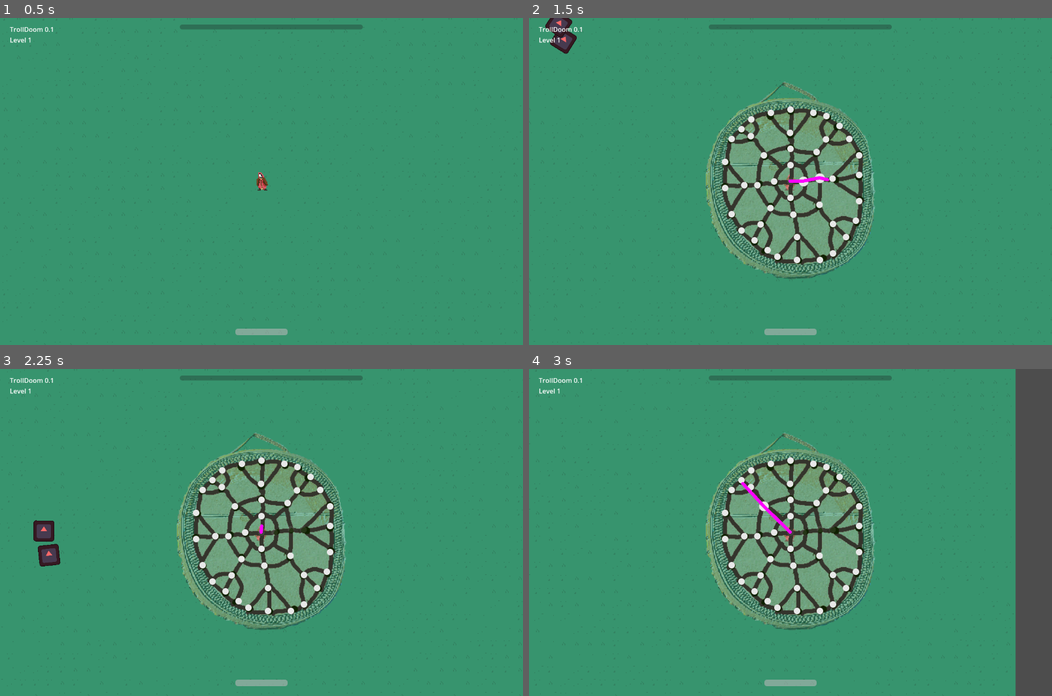
Above: before the commit, frames 1-4 (two rows, left to right).
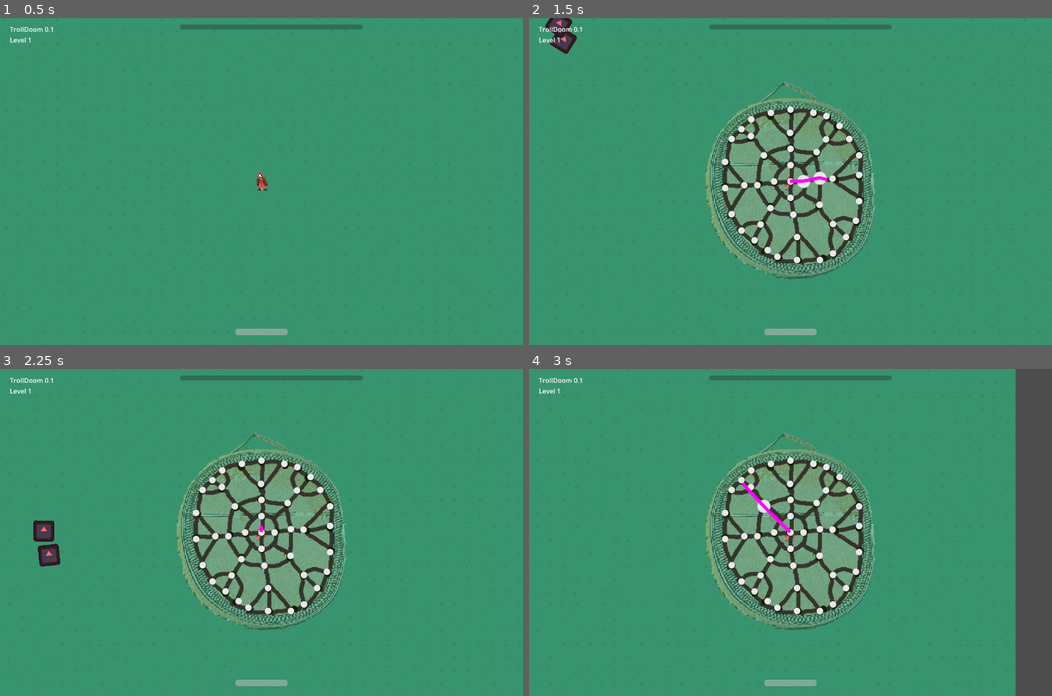
Above: after the commit, the same moments.

Repository: milestone-dev/ld55
Game: Godot game, scene res://scenes/main.tscn
The game is run twice, just before and just after one commit, with the same random seed, the same clock (stepped at 60 frames per second) and the same inputs. The engine's default icon, where the game draws it, is replaced by a stand-in: a white triangle on a blue panel in a dark square.
Inputs (mouse positions are in pixels of both pictures, inside the frame that each line leads up to):
- Up to frame 1 (0.5 s): no input
- Up to frame 2 (1.5 s): tap Enter at 0.5 s; move the mouse to (905, 165) at 0.52 s; hold D (move_right) 0.53-1.25 s; tap M (dev_godmode) at 0.6 s; click (905, 165) at 0.67 s; drag from (685, 197) to (790, 181) at 1.27 s
- Up to frame 3 (2.25 s): move the mouse to (313, 460) at 2.02 s; hold D (move_right) from 2.03 s (still down); tap M (dev_godmode) at 2.1 s; click (313, 460) at 2.17 s
- Up to frame 4 (3 s): release D (move_right) at 2.75 s; drag from (764, 597) to (633, 483) at 2.77 s

Frame 1 is identical in both runs. In frame 2, less than 0.1% of the frame differs, in the area x 49-58%, y 46-53%; in frame 3, less than 0.1%; in frame 4, 0.1%, in the area x 40-59%, y 34-51%.

Commit message:
Tweak ui

Diff:
--- a/scenes/casting_ui.tscn
+++ b/scenes/casting_ui.tscn
@@ -794,5 +794,3 @@
 width = 8.0
 default_color = Color(1, 0, 1, 1)
 joint_mode = 2
-begin_cap_mode = 2
-end_cap_mode = 2
--- a/scripts/casting.gd
+++ b/scripts/casting.gd
@@ -33,7 +33,6 @@
 
 func reset_nodes():
 	for node : Control in conneted_nodes:
-		node.modulate = Color(1,1,1,0.1);
 		node.scale = Vector2.ONE;
 	conneted_nodes.clear();
 
@@ -63,7 +62,7 @@
 		mouse_origin = get_viewport().get_mouse_position();
 		print("start drag. set mouse origin", mouse_origin);
 		line.clear_points()
-		conneted_nodes.clear()
+		reset_nodes()
 		draw_line_to_node(first_node)
 		draw_line_to_node(first_node) #and one for the mouse pointer
 		active = true;
@@ -87,7 +86,7 @@
 				# Add node to connected nodes list
 				conneted_nodes.push_back(node)
 				node.modulate = Color(1,1,1,1);
-				node.scale = Vector2.ONE * 1.5;
+				node.scale = Vector2.ONE * 2;
 				# Move last point to the new node
 				line.points[line.points.size() - 1] = node.position + node.pivot_offset - Vector2(line.width/2,line.width/2);
 				# Add a new point that will follow the mouse cursor
@@ -113,7 +112,6 @@
 		var target = closest.position + closest.pivot_offset
 		if distance < radius and distance > 0:
 			var magnitude = exp(alpha * distance/radius) * (1 - distance / radius)
-			print(magnitude)
 			force += (target - pos) * magnitude * 1/gravity
 
 	return pos + force
